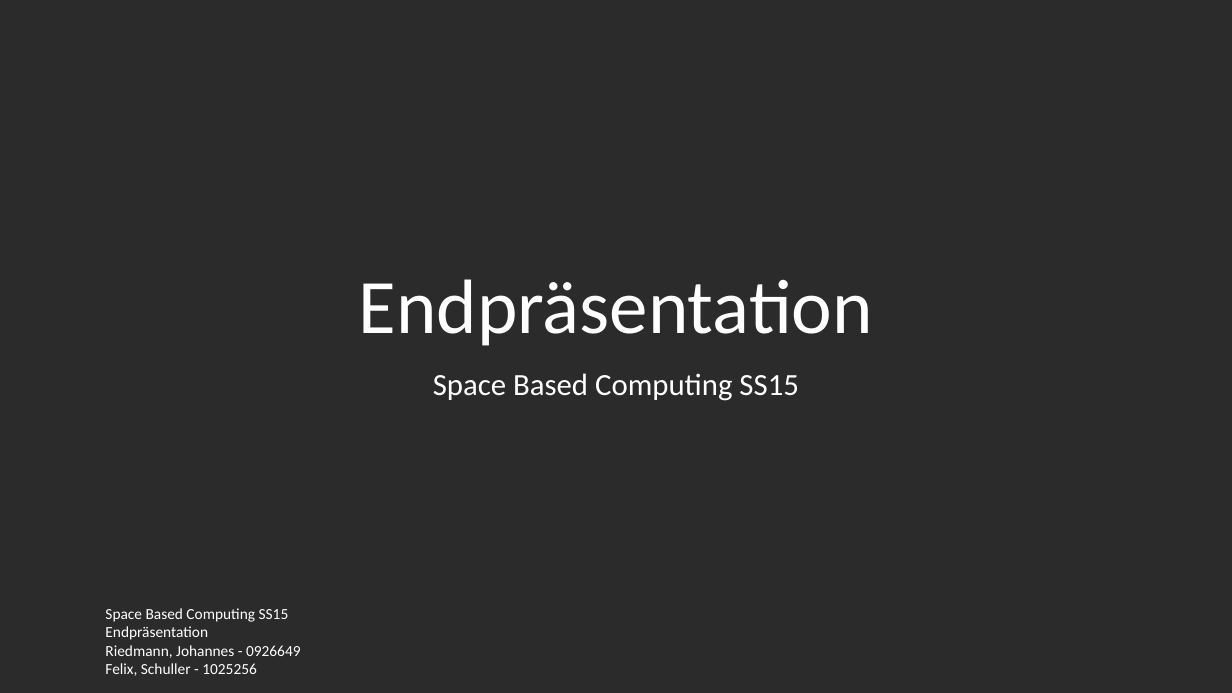
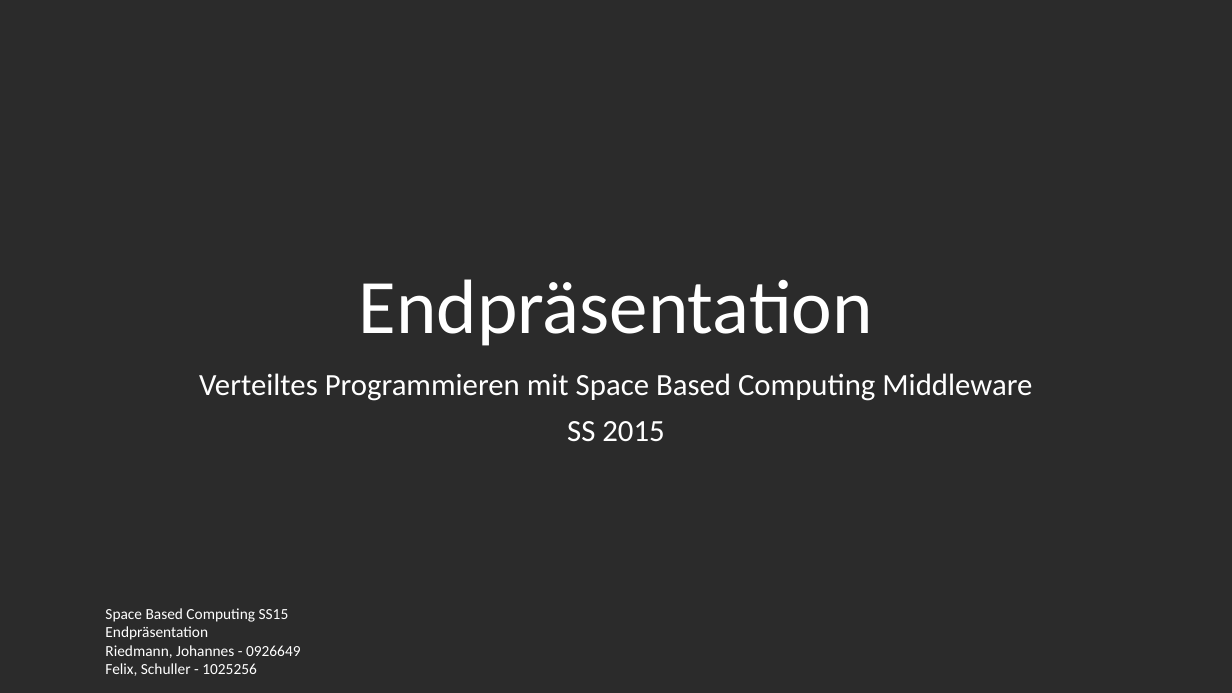
Before and after one commit to fexman/SpaceBasedSS15GsiLuetNit, a slide deck: slide 1 of presentation/presentation.pptx. Drawn at 1232x693 pixels with LibreOffice and Linux fonts; fonts in the diff are those of the drawing; background and template pictures are left out; a plain dark background stands for a picture behind light text. Boxes give left, top, right and bottom in pixels: in the first picture for what was removed or moved away, otherwise in the second. Text is boxed around its words. In the diff, an @@ line names an element or a change of style, - is before the commit and + after.

```diff
--- a/presentation/presentation.pptx
+++ b/presentation/presentation.pptx
@@ subtitle at (199,373,1032,441): text changed @@
-Space Based Computing SS15
+Verteiltes Programmieren mit Space Based Computing Middleware
+SS 2015
```
Also in this commit, not shown: 7 other slides changed.
